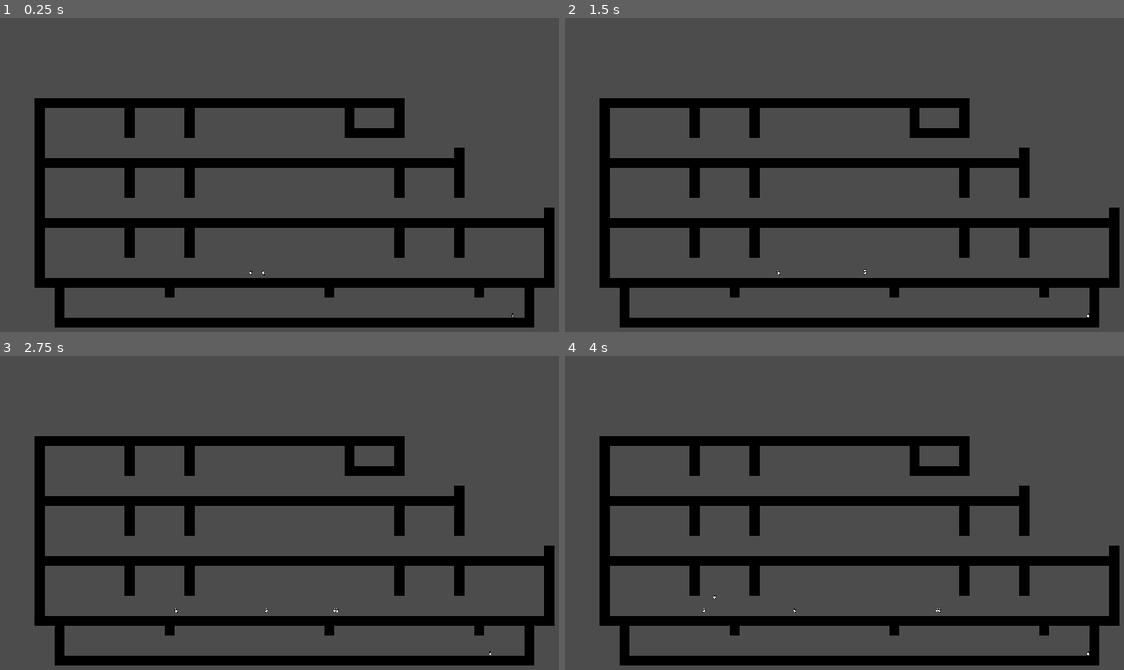
Above: before the commit, frames 1-4 (two rows, left to right).
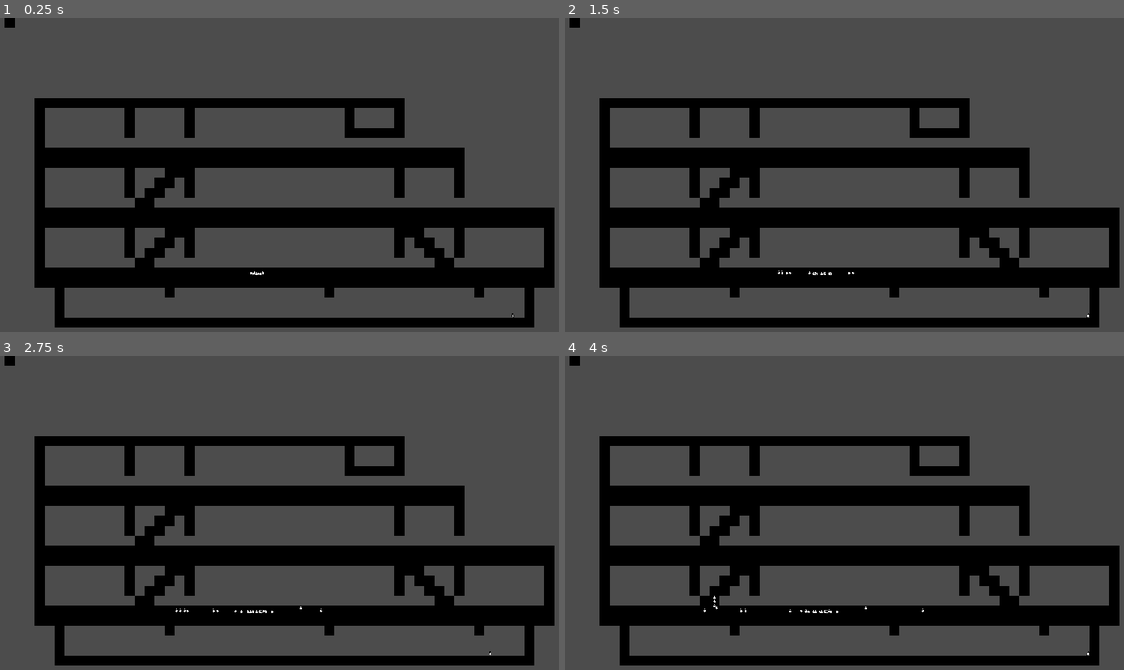
Above: after the commit, the same moments.

Repository: Telkan/10DePerdu
Game: Godot game, scene res://Levels/TestLevel.tscn
Same seed, same stepped clock (60 frames per second), same inputs: the game is played once before the commit and once after it.
Inputs:
- Up to frame 1 (0.25 s): no input
- Up to frame 2 (1.5 s): hold Right (ui_right) from 0.53 s (still down); tap Up (ui_up) at 0.77 s
- Up to frame 3 (2.75 s): tap Up (ui_up) at 1.52 s; release Right (ui_right) at 2.03 s; hold Left (ui_left) from 2.03 s (still down)
- Up to frame 4 (4 s): release Left (ui_left) at 2.78 s; hold Right (ui_right) from 2.78 s (still down); tap Up (ui_up) at 3.02, 3.77 s

The runs differ from the first frame. In frame 1, 9.8% of the frame differs, in the area x 0-98%, y 0-83%; in frame 2, 9.8%; in frame 3, 9.8%; in frame 4, 9.8%.

Commit message:
GIVE IT UP FOR THE SECOND NEURON LADIES AND GENTLEMEN

Diff:
--- a/Levels/TestLevel.tscn
+++ b/Levels/TestLevel.tscn
@@ -72,13 +72,12 @@
 [node name="PassengerNav" type="Navigation2D" parent="Level" groups=[
 "Nav",
 ]]
-visible = false
 
 [node name="NavMap" type="TileMap" parent="Level/PassengerNav"]
 tile_set = SubResource( 4 )
 cell_size = Vector2( 32, 32 )
 format = 1
-tile_data = PoolIntArray( 0, 2490418, 0, 1, 0, 0, 851973, 0, …(553 unchanged characters)… 013, 0, 0, 917522, 0, 0, 917523, 0, 0, 917544, 0, 0, 917545, 0, 0, 983057, 0, 0, 983058, 0, 0, 983081, 0, 0, 983082, 0, 0, 1048592, 0, 0, 1048593, 0, 0, 1048618, 0, 0, 1048619, 0, 0, 1114127, 0, 0, 1114128, 0, 0, 1114155, 0, 0, 1114156, 0, 0, 1179662, 0, 0, 1179663, 0, 0, 1179692, 0, 0, 1179693, 0, 0, 1245189, 0, 0, 1245190, 0, 0, 1 …(1769 unchanged characters)…
+tile_data = PoolIntArray( 0, 2490418, 0, 1, 0, 0, 851973, 0, …(553 unchanged characters)… 013, 0, 0, 917522, 0, 0, 917523, 0, 0, 983057, 0, 0, 983058, 0, 0, 1048592, 0, 0, 1048593, 0, 0, 1114127, 0, 0, 1114128, 0, 0, 1179662, 0, 0, 1179663, 0, 0, 1245189, 0, 0, 1245190, 0, 0, 1 …(1769 unchanged characters)…
 
 [node name="Rooms" type="Node2D" parent="Level/PassengerNav"]
 
--- a/Passengers/Passenger.gd
+++ b/Passengers/Passenger.gd
@@ -6,14 +6,17 @@
 var goal = Vector2()
 
 var rng = RandomNumberGenerator.new()
-onready var Nav = get_tree().get_nodes_in_group("Nav")
+onready var Nav = get_tree().get_nodes_in_group("Nav")[0]
 
 export(Array,NodePath) var ListOfRooms
 
+enum State {MOVING, IDLING, WAITING}
+var currentState = State.MOVING
 # Called when the node enters the scene tree for the first time.
 func _ready():
 	rng.randomize()
-	Nav = Nav[0]
+	chooseRandomNextMove()
+
 	pass # Replace with function body.
 
 
@@ -29,13 +32,44 @@
 	else:
 		path.remove(0)
 
+func chooseRandomNextMove():
+	var listOfRooms = get_tree().get_nodes_in_group("Rooms")
+	var chosenRoom = rng.randi_range(0,listOfRooms.size()-1)
+	setGoal(listOfRooms[chosenRoom].get_position())
+
+func movingState(delta):
+	if path.size() >= 1:
+		followPath(delta)
+	else:
+		currentState = State.IDLING
+
+func idleState(delta):
+	#Decide to move
+	if rng.randf() >0.9:
+		chooseRandomNextMove()
+		currentState = State.MOVING
+	#Small Idle Movement
+	elif rng.randf() > 0.5:
+		var currentPos = get_position()
+		currentPos.x += rng.randi_range(-30,30)
+		setGoal(currentPos)
+		currentState = State.MOVING
+	#Static for a while
+	else:
+		get_tree().create_timer(rng.randf_range(0,2)).connect("timeout", self, "stopWaiting")
+		currentState = State.WAITING
+
+
+func stopWaiting():
+	currentState = State.IDLING
+
 # Called every frame. 'delta' is the elapsed time since the previous frame.
 func _process(delta):
-	if path.size() >= 1:
-		print("on est là?")
-		followPath(delta)
+	if currentState == State.MOVING:
+		movingState(delta)
+	elif currentState == State.IDLING:
+		idleState(delta)
+	elif currentState == State.WAITING:
+		pass
 	else:
-		var listOfRooms = get_tree().get_nodes_in_group("Rooms")
-		var chosenRoom = rng.randi_range(0,listOfRooms.size()-1)
-		setGoal(listOfRooms[chosenRoom].get_position())
-		print("on est là?")
+		currentState = State.IDLING
